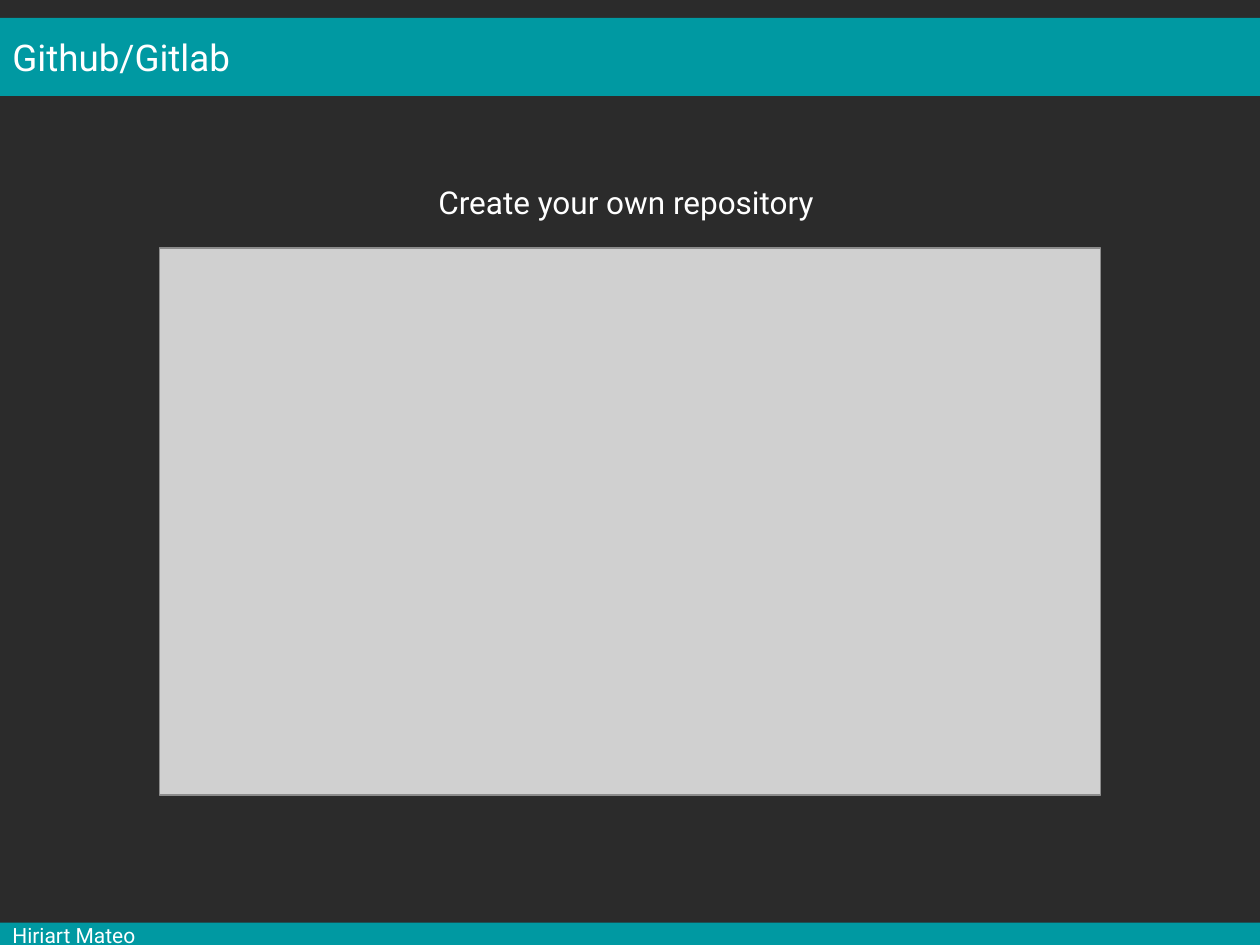
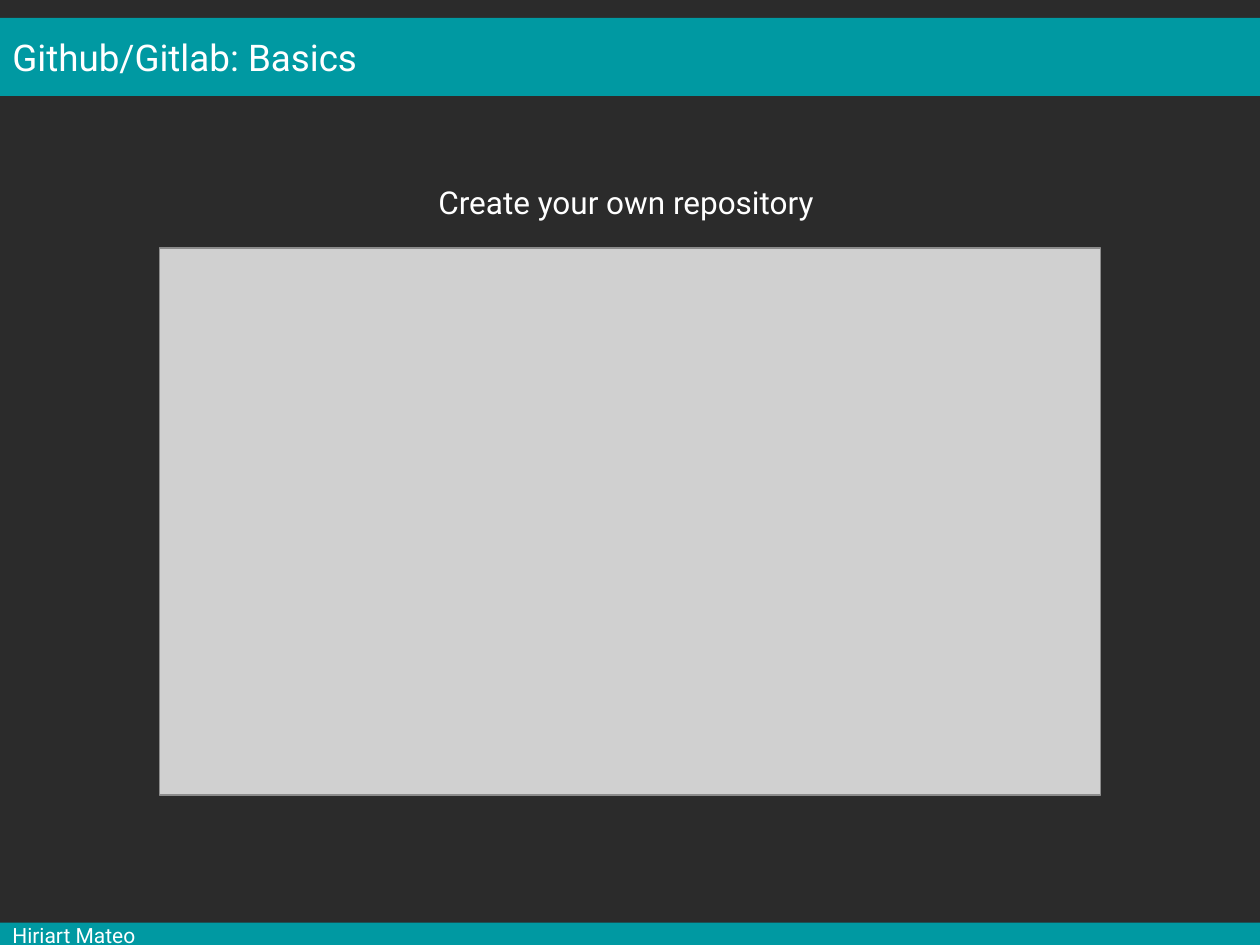
Before and after one commit to mesocentre-clermont-auvergne/formation_fair, a slide deck: slide 24 of fair_versionnage/versionnage_cours/cours.odp. Drawn at 1260x945 pixels with LibreOffice and Linux fonts; fonts in the diff are those of the drawing; grey boxes stand for pictures; background and template pictures are left out; a plain dark background stands for a picture behind light text. Boxes give left, top, right and bottom in pixels: in the first picture for what was removed or moved away, otherwise in the second. Text is boxed around its words. In the diff, an @@ line names an element or a change of style, - is before the commit and + after.

Commit message:
fix text and images placement

```diff
--- a/fair_versionnage/versionnage_cours/cours.odp
+++ b/fair_versionnage/versionnage_cours/cours.odp
@@ text in rectangle at [12,43,357,74]: text changed @@
-Github/Gitlab
+Github/Gitlab: Basics
```
Also in this commit, not shown: 7 other slides changed.
